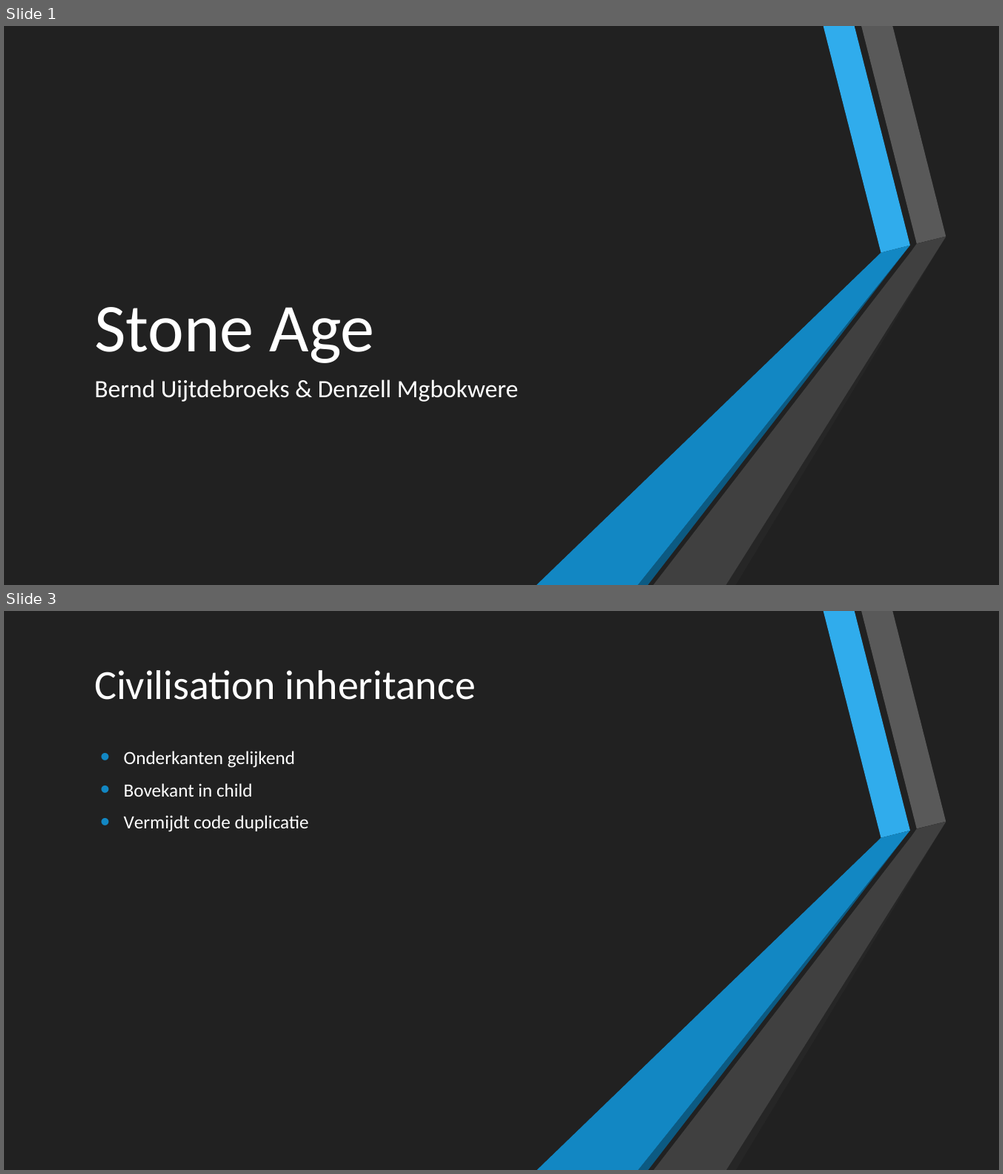
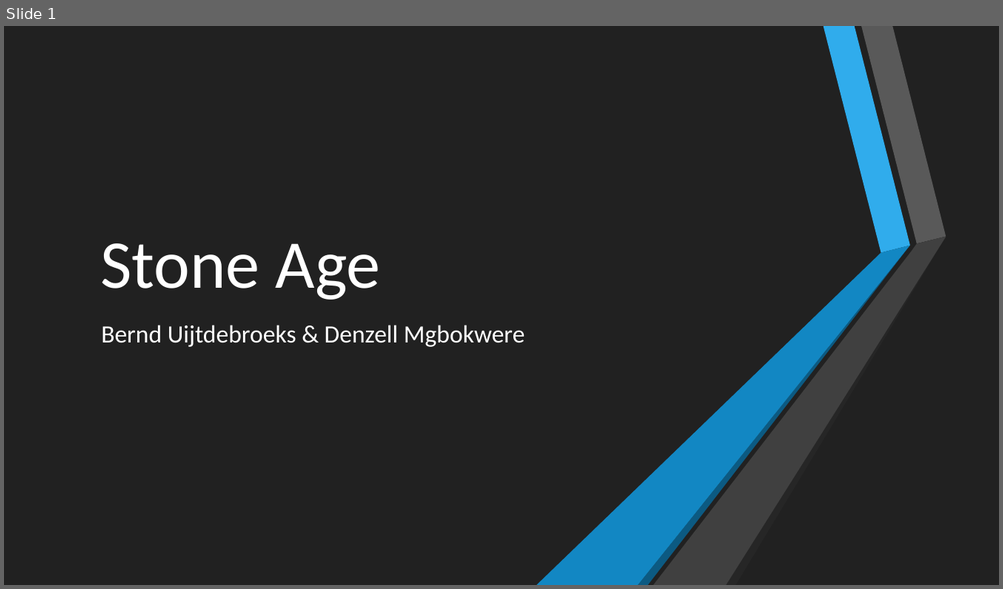
Before and after one commit to Scuffed-Boardgames/Qt-StoneAge, a slide deck: Stone Age.pptx. Shown one above the other, each under a label of ours: slides 1 and 3 before the commit, slide 1 after it; the slides between them are not shown. The pictures are 1003x1174 and 1003x589 pixels, drawn with LibreOffice and Linux fonts; fonts in the diff are those of the drawing. Boxes give left, top, right and bottom in pixels: in the first picture for what was removed or moved away, otherwise in the second. Text is boxed around its words. In the diff, an @@ line names an element or a change of style, - is before the commit and + after.

```diff
--- a/Stone Age.pptx
+++ b/Stone Age.pptx
@@ slide 3 removed at box(4, 611, 999, 1170), background #212121 @@
@@ rectangle removed at box(4, 611, 999, 1170) @@
@@ title removed at box(94, 670, 475, 700) @@
-Civilisation inheritance
@@ text removed at box(124, 751, 309, 832) @@
-• Onderkanten gelijkend
-• Bovekant in child
-• Vermijdt code duplicatie
@@ group removed at box(537, 611, 946, 1170): 6 freeform shapes @@
@@ group removed at box(16, 611, 215, 1170): 6 freeform shapes @@
@@ slide 1 changed as well @@
@@ title "Stone Age": place and size @@
-title "Stone Age" at box(94, 307, 375, 363)
+title "Stone Age" at box(100, 244, 381, 300)
@@ subtitle "Bernd Uijtdebroeks & Denzell Mgbokwere": place and size @@
-subtitle "Bernd Uijtdebroeks & Denzell Mgbokwere" at box(94, 380, 518, 402)
+subtitle "Bernd Uijtdebroeks & Denzell Mgbokwere" at box(101, 325, 524, 347)
```
Also in this commit, not shown: 4 slides added, 3 other slides removed, 3 other files.
